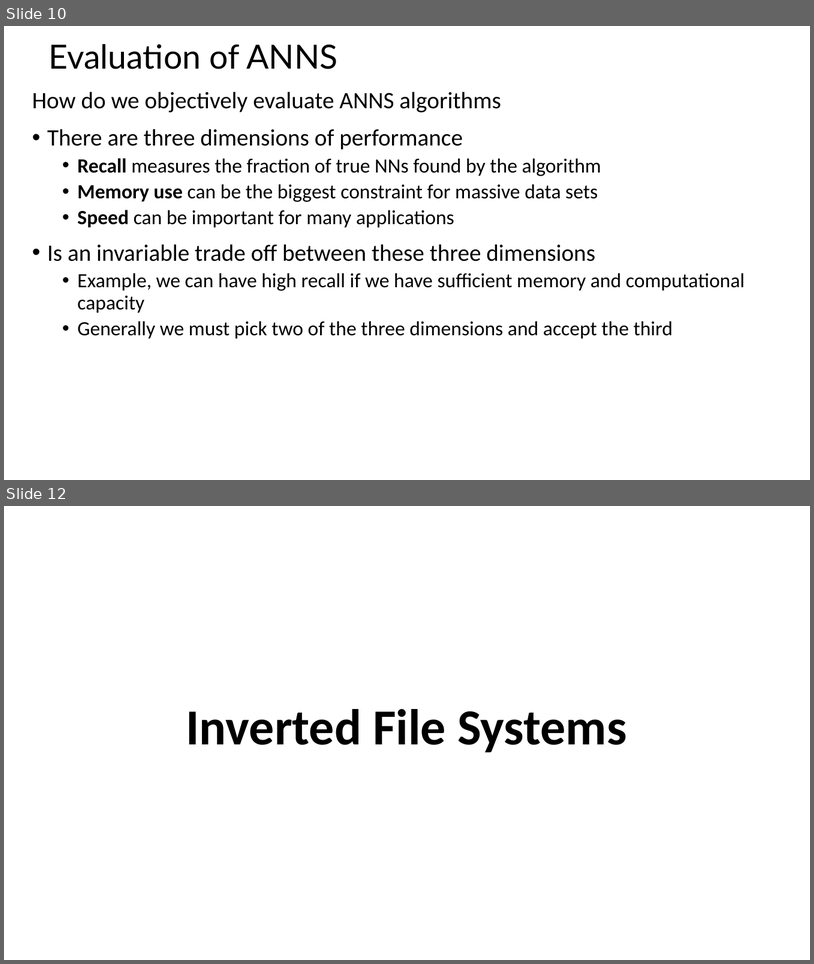
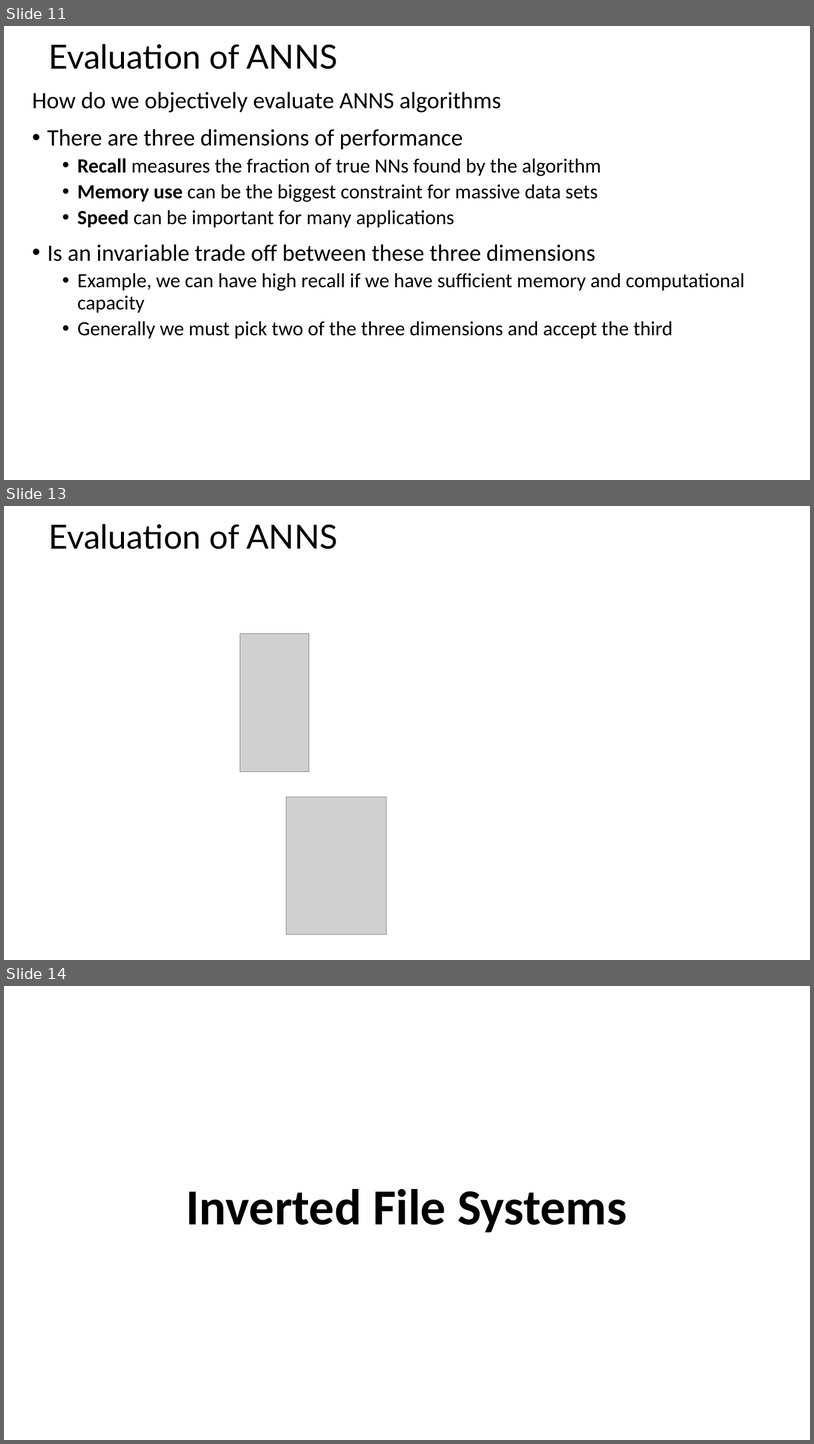
Before and after one commit to tenevian/Harvard-SSP-Data-Mining, a slide deck: slides/5_EfficientSimilaritySearch.pptx. Shown one above the other, each under a label of ours: slides 10 and 12 before the commit, slides 11, 13 and 14 after it; the slides between them are not shown. The pictures are 814x964 and 814x1444 pixels, drawn with LibreOffice and Linux fonts; fonts in the diff are those of the drawing; grey boxes stand for pictures. Boxes give left, top, right and bottom in pixels: in the first picture for what was removed or moved away, otherwise in the second. Text is boxed around its words. In the diff, an @@ line names an element or a change of style, - is before the commit and + after.

```diff
--- a/slides/5_EfficientSimilaritySearch.pptx
+++ b/slides/5_EfficientSimilaritySearch.pptx
@@ slide 13 added at (x1=4, y1=506, x2=810, y2=960), background #FFFFFF @@
@@ title added at (x1=48, y1=524, x2=338, y2=549), 39.6 pt, text #000000 @@
+Evaluation of ANNS
@@ picture added at (x1=240, y1=634, x2=309, y2=772) @@
@@ picture added at (x1=287, y1=797, x2=386, y2=935) @@
@@ what was slide 10 is now slide 11 @@
@@ what was slide 12 is now slide 14 @@
```
Also in this commit, not shown: 3 slides changed, 2 other slides added.
